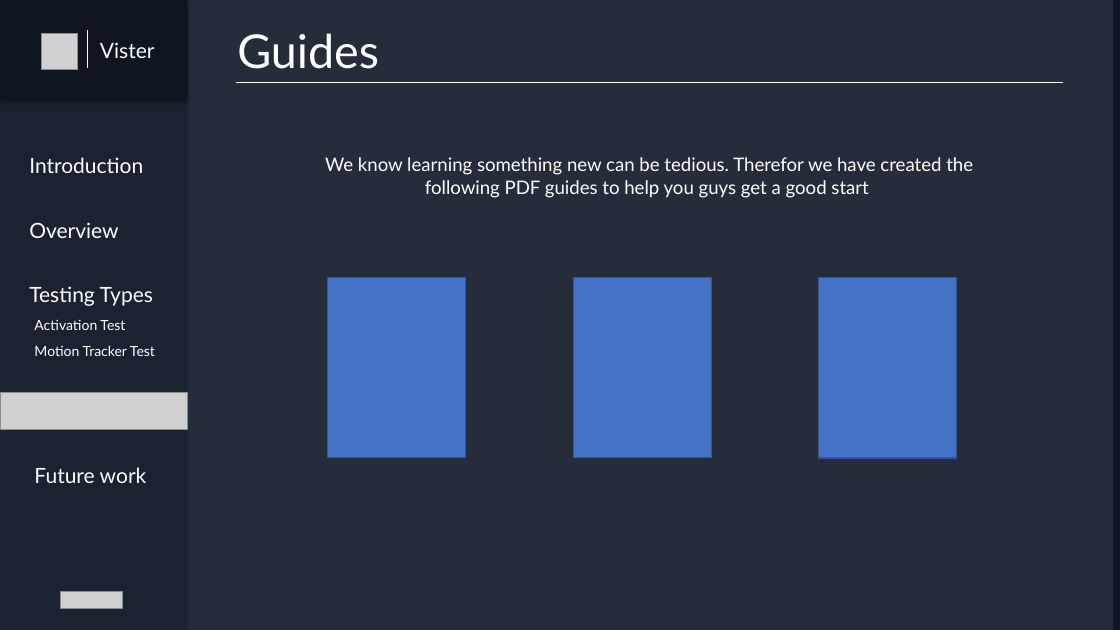
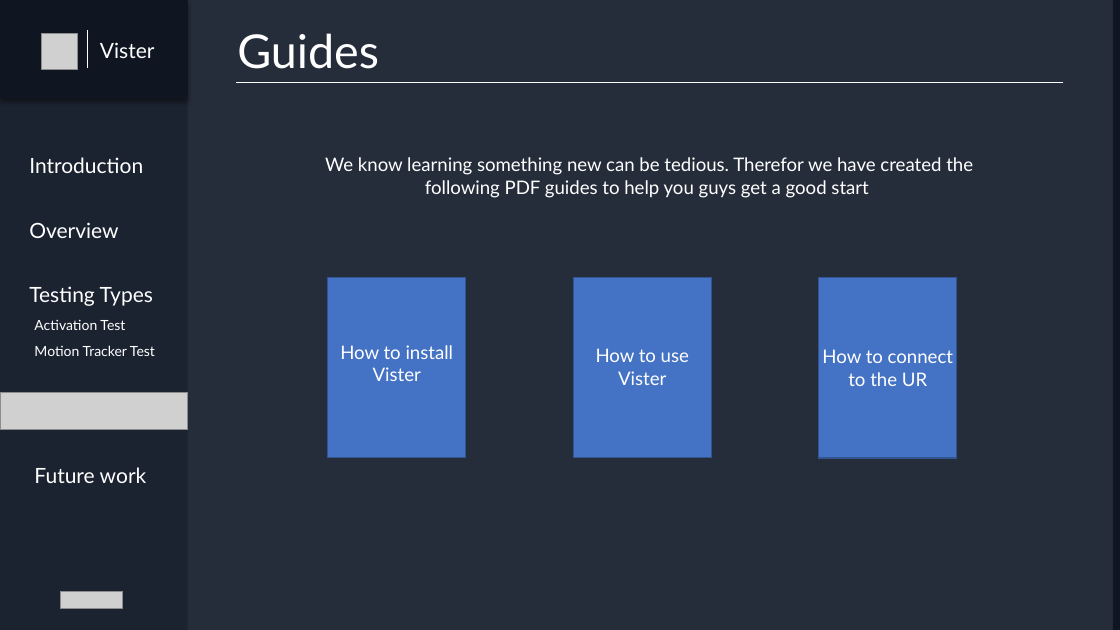
Before and after one commit to FrederikeDurow/Bachelor_Lego, a slide deck: slide 9 of LEGOPRESENTATION.pptx. Drawn at 1120x630 pixels with LibreOffice and Linux fonts; fonts in the diff are those of the drawing; grey boxes stand for pictures. Boxes give left, top, right and bottom in pixels: in the first picture for what was removed or moved away, otherwise in the second. Text is boxed around its words. In the diff, an @@ line names an element or a change of style, - is before the commit and + after.

```diff
--- a/LEGOPRESENTATION.pptx
+++ b/LEGOPRESENTATION.pptx
@@ text added at (340,345,454,381), 16 pt, text #FFFFFF @@
+How to install Vister
@@ text added at (596,348,689,385), 16 pt, text #FFFFFF @@
+How to use
+Vister
@@ text added at (822,349,953,386), 16 pt, text #FFFFFF @@
+How to connect to the UR
```
Also in this commit, not shown: 1 other slide changed, 1 other file.
